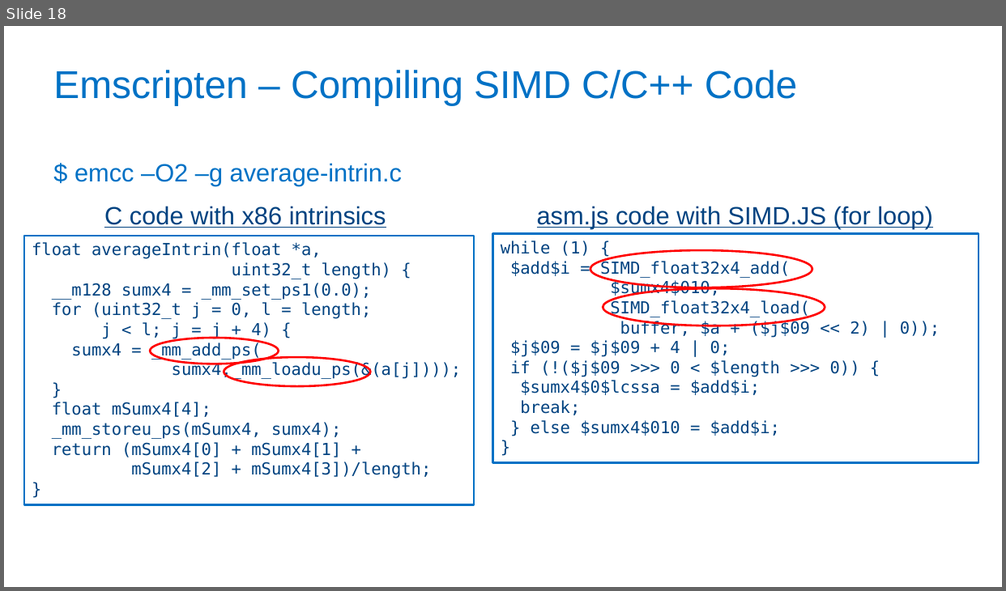
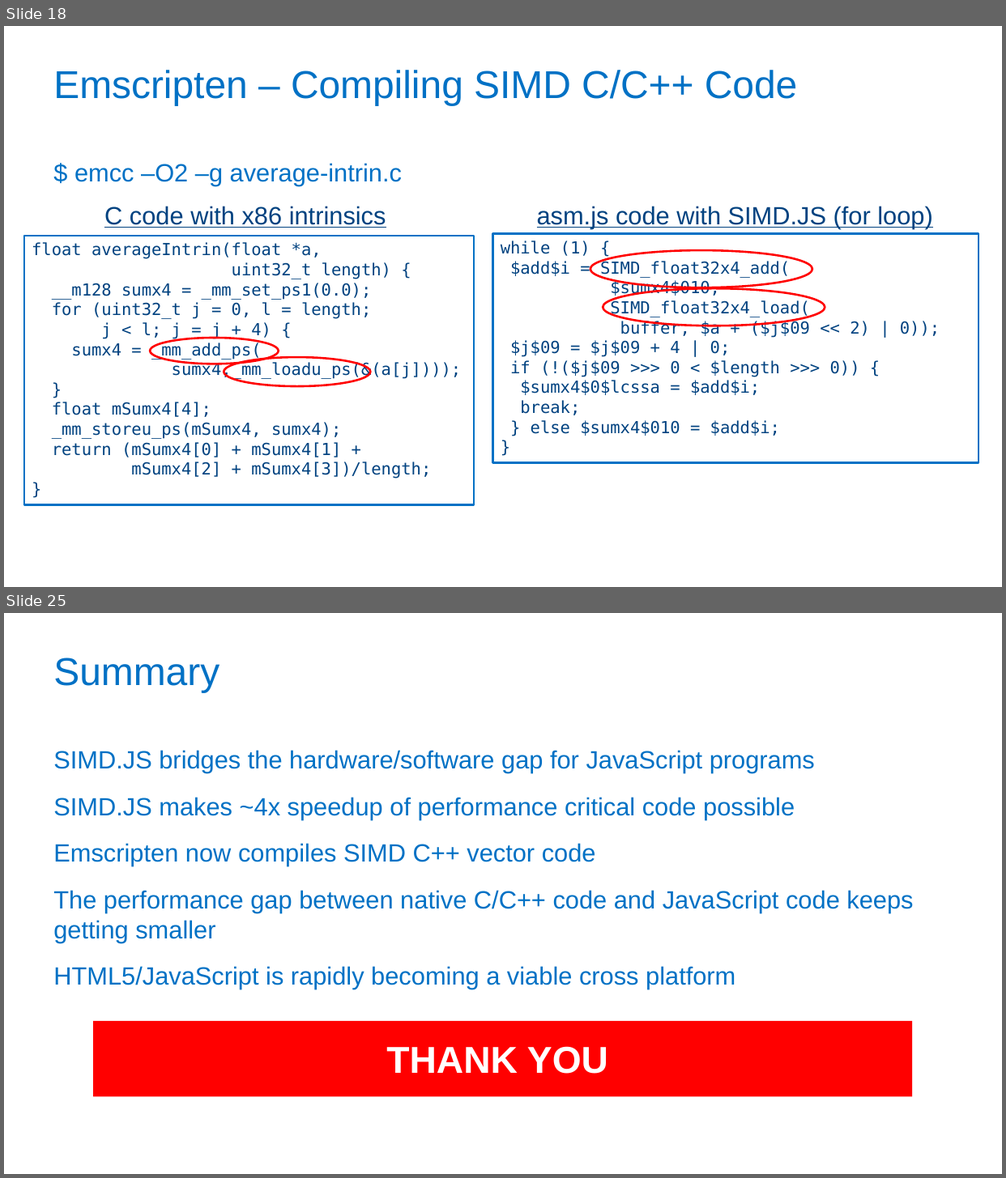
Before and after one commit to PeterJensen/wpmvp2015, a slide deck: simdjs-presentation.pptx. Shown one above the other, each under a label of ours: slide 18 before the commit, slides 18 and 25 after it; the slides between them are not shown. The pictures are 1006x591 and 1006x1178 pixels, drawn with LibreOffice and Linux fonts; fonts in the diff are those of the drawing; background and template pictures are left out. Boxes give left, top, right and bottom in pixels: in the first picture for what was removed or moved away, otherwise in the second. Text is boxed around its words. In the diff, an @@ line names an element or a change of style, - is before the commit and + after.

```diff
--- a/simdjs-presentation.pptx
+++ b/simdjs-presentation.pptx
@@ slide 25 added at (x1=4, y1=613, x2=1002, y2=1174), background #FFFFFF @@
@@ title added at (x1=53, y1=658, x2=219, y2=693), 37.3 pt, text #0071C5 @@
+Summary
@@ text added at (x1=53, y1=750, x2=913, y2=990), 24 pt, text #0071C5 @@
+SIMD.JS bridges the hardware/software gap for JavaScript programs
+SIMD.JS makes ~4x speedup of performance critical code possible
+Emscripten now compiles SIMD C++ vector code
+The performance gap between native C/C++ code and JavaScript code keeps getting smaller
+HTML5/JavaScript is rapidly becoming a viable cross platform
@@ rectangle added at (x1=93, y1=1021, x2=912, y2=1097), fill #FF0000, 36 pt, text #FFFFFF, bold @@
+THANK YOU
```
Also in this commit, not shown: 5 slides changed, 7 other slides added, 1 other file.
